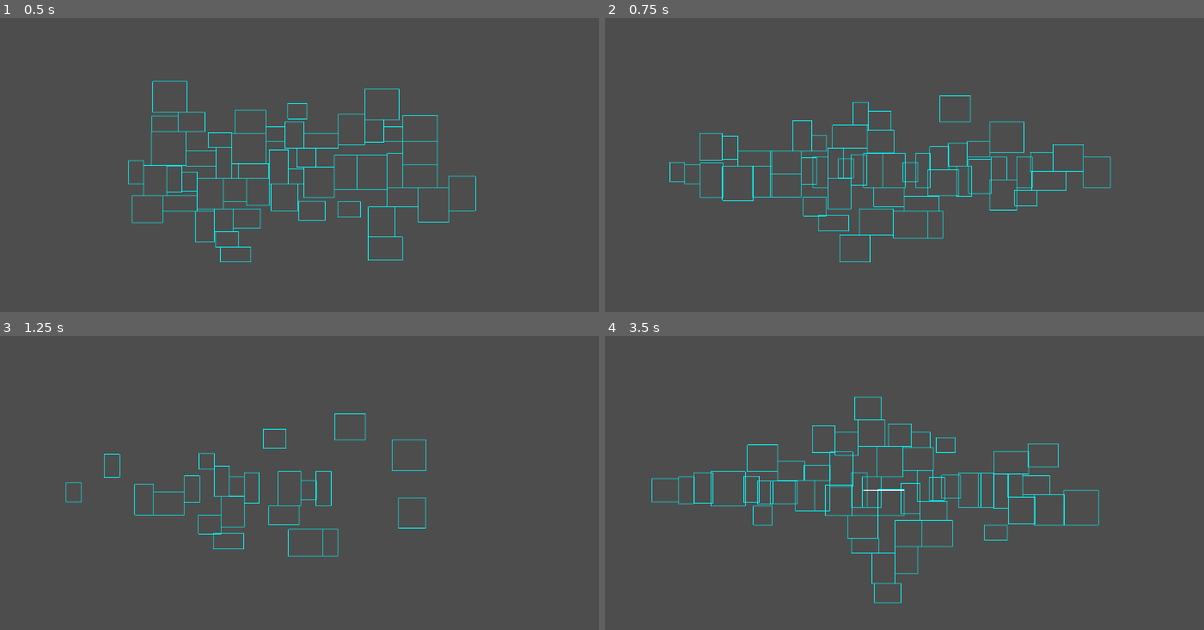
Above: before the commit, frames 1-4 (two rows, left to right).
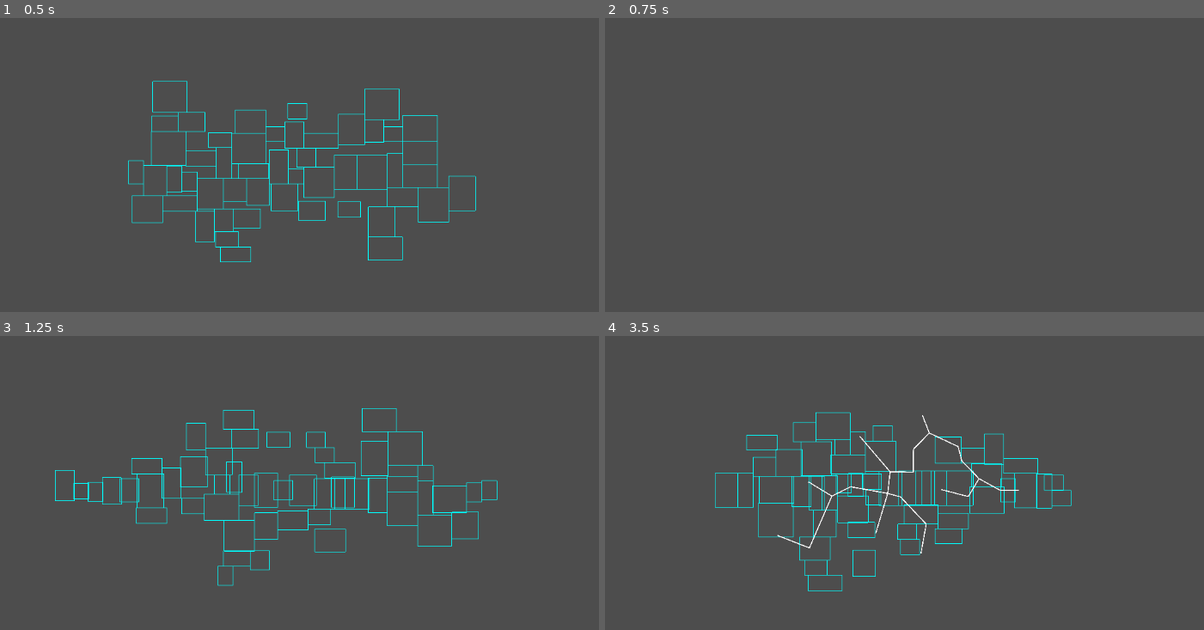
Above: after the commit, the same moments.

Repository: zamolnar/Spread-Game
Game: Godot game, scene res://scenesAndScripts/Dungeon.tscn
The game is run twice, just before and just after one commit, with the same random seed, the same clock (stepped at 60 frames per second) and the same inputs.
Inputs:
- Up to frame 1 (0.5 s): no input
- Up to frame 2 (0.75 s): hold D (Right) from 0.53 s (still down); hold Space (ui_select) from 0.53 s (still down)
- Up to frame 3 (1.25 s): keep holding D (Right); keep holding Space (ui_select)
- Up to frame 4 (3.5 s): release D (Right) at 1.28 s; release Space (ui_select) at 1.28 s; hold S (Down) 1.28-2.03 s; tap Space (ui_select) at 1.35, 1.52, 1.82, 2.85, 3.02, 3.32 s; hold D (Right) 2.03-2.78 s; hold Space (ui_select) 2.03-2.78 s; hold W (Up) from 2.78 s (still down)

Frame 1 is identical in both runs. In frame 2, 2.4% of the frame differs, in the area x 10-85%, y 26-84%; in frame 3, 3.3%; in frame 4, 5.0%, in the area x 7-83%, y 20-91%.
Error after the commit: Invalid type in function 'add_point' in base 'AStar2D'. Cannot convert argument 2 from Nil to Vector2. (res://scenesAndScripts/Dungeon.gd:108)

Commit message:
fixed issue with level regeneration after path carve
also prepared to implement the player character with proper camera

and prepped specialty room implementation

Diff:
--- a/scenesAndScripts/Dungeon.gd
+++ b/scenesAndScripts/Dungeon.gd
@@ -3,6 +3,7 @@
 var Room = preload("res://scenesAndScripts/Room.tscn")
 @onready var Map = $TileMap
 var Player = preload("res://scenesAndScripts/player.tscn")
+var font = preload("res://Assets/placeholderArt/Roboto-Black.ttf")
 
 var tile_size = 32		#size of tiles from tilemap
 var num_rooms = 50		#number rooms for initial generate (gets cut down later)
@@ -22,6 +23,7 @@
 func _ready():
 	randomize()
 	create_rooms()
+
 
 func create_rooms():
 	for i in range(num_rooms):
@@ -32,8 +34,9 @@
 		roomInstance.room_create(pos, Vector2(width,height)* tile_size)	#room create
 		$Rooms.add_child(roomInstance)		#keep track of rooms in a list
 
+
 #wait for engine to finish spreading rooms out
-	await get_tree().create_timer(1).timeout	#pause for rooms to spread out
+	await get_tree().create_timer(0.5).timeout	#pause for rooms to spread out
 # remove rooms (possibly)
 	var room_positions = []
 	for room in $Rooms.get_children():
@@ -44,11 +47,16 @@
 			room_positions.append(Vector2(	#add to pos list for Prims
 				room.position.x, room.position.y)) #3d representation of 2d vector
 
-	await get_tree().create_timer(0.3).timeout	#pause for earthquake
+	await get_tree().create_timer(1).timeout	#pause for earthquake
 	#generate a min spanning tree using Prim's algo
 	primPath = find_mst(room_positions)
 
+
 func _draw():			#strictly for visualizing
+	if start_room:
+		draw_string(font, start_room.position-Vector2(125,0), "start")
+	if boss_room:
+		draw_string(font, start_room.position-Vector2(125,0), "boss")
 	if play_mode:
 		return
 
@@ -64,8 +72,10 @@
 				draw_line(Vector2(pp.x,pp.y), Vector2(cp.x,cp.y),
 							Color(255,200,50), 15, true)
 
+
 func _process(delta):
 	queue_redraw()
+
 
 func _input(event):
 	if event.is_action_pressed('ui_select'):		#regenerate
@@ -74,17 +84,23 @@
 			play_mode = false
 		for n in $Rooms.get_children():
 			n.queue_free()
+		Map.clear()
 		primPath = null
 		start_room = null
 		boss_room = null
+		await get_tree().create_timer(0.5).timeout
 		create_rooms()
+
 	if event.is_action_pressed('ui_focus_next'):
 		make_map()
+
 	if event.is_action_pressed('ui_cancel'):
 		player = Player.instance()
 		add_child(player)
 		player.position = start_room.position
 		play_mode = true
+		player.Camera2D.align()
+		player.Camera2D.zoom(1,1)
 
 
 func find_mst(nodes):			#Prim's Algo--------------a pain in my ass
@@ -154,6 +170,7 @@
 				carve_path(start, end)
 			corridors.append(p)
 
+
 func carve_path(pos1, pos2):
 	#carve path between 2 points
 	var x_diff = sign(pos2.x - pos1.x)
--- a/scenesAndScripts/player.gd
+++ b/scenesAndScripts/player.gd
@@ -2,11 +2,20 @@
 
 @export var speed = 400
 
+#func _character_spawn():
+
+
 func _physics_process(_delta):
 # Get Input direction from input map then adjust velocities accordingly
-	var move_direction = Input.get_vector("Left", "Right", "Up", "Down")
+	var velocity = Vector2.ZERO
+	if Input.is_action_pressed("d"):
+		velocity.x += 1
+	if Input.is_action_pressed("a"):
+		velocity.x -= 1
+	if Input.is_action_pressed("w"):
+		velocity.y += 1
+	if Input.is_action_pressed("s"):
+		velocity.y -= 1
 
-	velocity.x = move_direction.x * speed
-	velocity.y = move_direction.y * speed
 
 	move_and_slide()
Binary file added: Assets/placeholderArt/Roboto-Black.ttf
Not shown, added: Assets/placeholderArt/Roboto-Black.ttf.import
